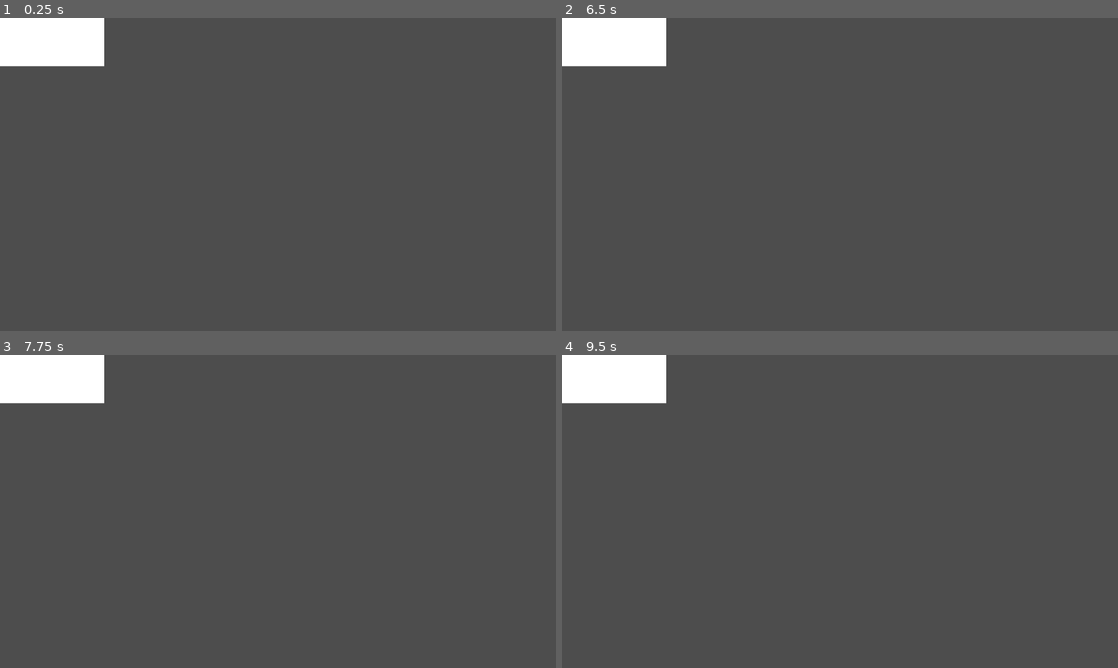
Above: before the commit, frames 1-4 (two rows, left to right).
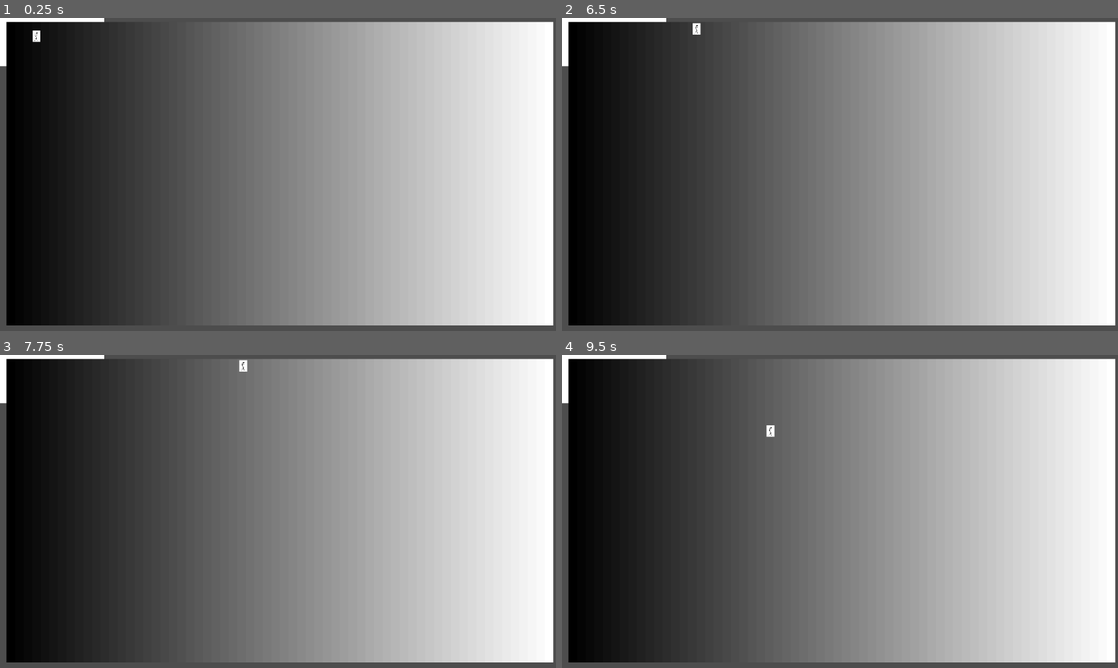
Above: after the commit, the same moments.

Repository: ossimon/CarpaGame
Game: Godot game, scene res://levels/last_level/last_level.tscn
The game is run twice, just before and just after one commit, with the same random seed, the same clock (stepped at 60 frames per second) and the same inputs.
Inputs:
- Up to frame 1 (0.25 s): no input
- Up to frame 2 (6.5 s): tap Enter at 0.5, 2, 3.5 s; hold W (MoveUp) 0.53-2.03 s; tap Space at 1.25, 2.75 s; hold A (MoveLeft) 2.03-3.53 s; hold S (MoveDown) 3.53-4.28 s; hold D (MoveRight) 4.28-5.03 s; hold W (MoveUp) 5.03-5.78 s; hold D (MoveRight) from 5.78 s (still down)
- Up to frame 3 (7.75 s): keep holding D (MoveRight)
- Up to frame 4 (9.5 s): release D (MoveRight) at 8.03 s; hold S (MoveDown) 8.03-8.78 s; hold A (MoveLeft) from 8.78 s (still down)

The runs differ from the first frame. In frame 1, 77% of the frame differs, in the area x 1-100%, y 1-99%; in frame 2, 78%; in frame 3, 78%; in frame 4, 78%.
Error after the commit: Attempt to call function 'free' in base 'null instance' on a null instance. (res://room_switcher.gd:22)

Commit message:
Add room switcher and example rooms

Diff:
--- /dev/null
+++ b/Room3.gd
@@ -0,0 +1 @@
+extends BaseRoom
--- a/characters/main_character/main_character.tscn
+++ b/characters/main_character/main_character.tscn
@@ -6,7 +6,9 @@
 [sub_resource type="CapsuleShape2D" id="CapsuleShape2D_qdea8"]
 
 [node name="MainCharacter" type="CharacterBody2D"]
+z_index = 10
 script = ExtResource("1_pgxpp")
+speed = 200
 
 [node name="CollisionShape2D" type="CollisionShape2D" parent="."]
 shape = SubResource("CapsuleShape2D_qdea8")
--- a/levels/last_level/last_level.tscn
+++ b/levels/last_level/last_level.tscn
@@ -1,14 +1,13 @@
 [gd_scene load_steps=4 format=3 uid="uid://bq86xm5xqgwcq"]
 
-[ext_resource type="PackedScene" uid="uid://c6j6d6viqk4uh" path="res://rooms/base_room.tscn" id="1_d35tq"]
 [ext_resource type="Texture2D" uid="uid://b2j0gx6bj2aib" path="res://levels/last_level/Background.png" id="1_qy3e8"]
 [ext_resource type="PackedScene" uid="uid://bbmwqxpl6683t" path="res://characters/main_character/main_character.tscn" id="1_xn3xb"]
+[ext_resource type="PackedScene" uid="uid://ila1jhhjwt45" path="res://rooms/Room1.tscn" id="4_y7wy4"]
 
 [node name="LastLevel" type="Sprite2D"]
 texture = ExtResource("1_qy3e8")
 
 [node name="MainCharacter" parent="." instance=ExtResource("1_xn3xb")]
-visible = false
 position = Vector2(84, 42)
 
-[node name="BaseRoom" parent="." instance=ExtResource("1_d35tq")]
+[node name="Room1" parent="." instance=ExtResource("4_y7wy4")]
--- a/project.godot
+++ b/project.godot
@@ -14,6 +14,10 @@
 run/main_scene="res://levels/last_level/last_level.tscn"
 config/features=PackedStringArray("4.2", "Mobile")
 config/icon="res://icon.svg"
+
+[autoload]
+
+RoomSwitcher="*res://room_switcher.gd"
 
 [display]
 
--- /dev/null
+++ b/room_switcher.gd
@@ -0,0 +1,26 @@
+extends Node
+
+const SPAWNPOINTS = {
+	"NorthWall": Vector2(645, 620),
+	"SouthWall": Vector2(645, 100),
+	"WestWall": Vector2(1180, 360),
+	"EastWall": Vector2(100, 360)
+}
+
+var current_scene = null
+var level = null
+# Called when the node enters the scene tree for the first time.
+func _ready():
+	var root = get_tree().root
+	level = root.get_child(root.get_child_count() - 1)
+	current_scene = level.get_child(root.get_child_count() - 1)
+
+func switch_scene(res_path, direction, player):
+	call_deferred("_deferred_switch_scene", res_path, direction, player)
+
+func _deferred_switch_scene(res_path, direction, player):
+	current_scene.free()
+	var s = load(res_path)
+	current_scene = s.instantiate()
+	level.add_child(current_scene)
+	player.global_position = SPAWNPOINTS[direction]
--- /dev/null
+++ b/rooms/Room1.gd
@@ -0,0 +1 @@
+extends BaseRoom
--- /dev/null
+++ b/rooms/Room1.tscn
@@ -0,0 +1,38 @@
+[gd_scene load_steps=5 format=3 uid="uid://ila1jhhjwt45"]
+
+[ext_resource type="Script" path="res://rooms/Room1.gd" id="1_kng7r"]
+[ext_resource type="PackedScene" uid="uid://cxgl3s5styauj" path="res://rooms/wall.tscn" id="2_qnwwy"]
+
+[sub_resource type="Gradient" id="Gradient_q3dul"]
+
+[sub_resource type="GradientTexture2D" id="GradientTexture2D_i4nx4"]
+gradient = SubResource("Gradient_q3dul")
+
+[node name="Room1" type="Node2D"]
+script = ExtResource("1_kng7r")
+wall_to_room = {
+"EastWall": "",
+"NorthWall": "Room2",
+"SouthWall": "",
+"WestWall": ""
+}
+
+[node name="NorthWall" parent="." instance=ExtResource("2_qnwwy")]
+position = Vector2(645, 0)
+
+[node name="WestWall" parent="." instance=ExtResource("2_qnwwy")]
+position = Vector2(0, 360)
+rotation = -1.5708
+
+[node name="SouthWall" parent="." instance=ExtResource("2_qnwwy")]
+position = Vector2(644, 721)
+rotation = 3.14159
+
+[node name="EastWall" parent="." instance=ExtResource("2_qnwwy")]
+position = Vector2(1280, 360)
+rotation = -4.71239
+
+[node name="Sprite2D" type="Sprite2D" parent="."]
+position = Vector2(644.5, 358)
+scale = Vector2(19.6719, 10.9062)
+texture = SubResource("GradientTexture2D_i4nx4")
--- /dev/null
+++ b/rooms/Room2.gd
@@ -0,0 +1 @@
+extends BaseRoom
--- /dev/null
+++ b/rooms/Room2.tscn
@@ -0,0 +1,46 @@
+[gd_scene load_steps=5 format=3 uid="uid://y3sfu1vcjsj8"]
+
+[ext_resource type="Script" path="res://rooms/Room2.gd" id="1_a3vpi"]
+[ext_resource type="PackedScene" uid="uid://cxgl3s5styauj" path="res://rooms/wall.tscn" id="1_una4t"]
+
+[sub_resource type="Gradient" id="Gradient_6uhtg"]
+offsets = PackedFloat32Array(0, 0.989619, 1)
+colors = PackedColorArray(0, 0, 0, 1, 0.615917, 0.615917, 0.615917, 1, 1, 1, 1, 1)
+
+[sub_resource type="GradientTexture2D" id="GradientTexture2D_jmgyn"]
+gradient = SubResource("Gradient_6uhtg")
+
+[node name="Room2" type="Node2D"]
+script = ExtResource("1_a3vpi")
+wall_to_room = {
+"EastWall": "",
+"NorthWall": "",
+"SouthWall": "Room1",
+"WestWall": "Room3"
+}
+wall_config = {
+"East": false,
+"North": false,
+"South": true,
+"West": true
+}
+
+[node name="NorthWall" parent="." instance=ExtResource("1_una4t")]
+position = Vector2(645, 0)
+
+[node name="WestWall" parent="." instance=ExtResource("1_una4t")]
+position = Vector2(0, 360)
+rotation = -1.5708
+
+[node name="SouthWall" parent="." instance=ExtResource("1_una4t")]
+position = Vector2(644, 721)
+rotation = 3.14159
+
+[node name="EastWall" parent="." instance=ExtResource("1_una4t")]
+position = Vector2(1280, 360)
+rotation = -4.71239
+
+[node name="Sprite2D" type="Sprite2D" parent="."]
+position = Vector2(644.5, 358)
+scale = Vector2(19.6719, 10.9062)
+texture = SubResource("GradientTexture2D_jmgyn")
--- /dev/null
+++ b/rooms/Room3.tscn
@@ -0,0 +1,45 @@
+[gd_scene load_steps=5 format=3 uid="uid://d10i8ipnj07t1"]
+
+[ext_resource type="Script" path="res://Room3.gd" id="1_8n1ft"]
+[ext_resource type="PackedScene" uid="uid://cxgl3s5styauj" path="res://rooms/wall.tscn" id="2_crubn"]
+
+[sub_resource type="Gradient" id="Gradient_0tgss"]
+
+[sub_resource type="GradientTexture2D" id="GradientTexture2D_y1sfh"]
+gradient = SubResource("Gradient_0tgss")
+fill_from = Vector2(1, 0.713675)
+
+[node name="Room3" type="Node2D"]
+script = ExtResource("1_8n1ft")
+wall_to_room = {
+"EastWall": "Room2",
+"NorthWall": "",
+"SouthWall": "",
+"WestWall": ""
+}
+wall_config = {
+"East": true,
+"North": false,
+"South": false,
+"West": false
+}
+
+[node name="NorthWall" parent="." instance=ExtResource("2_crubn")]
+position = Vector2(645, 0)
+
+[node name="WestWall" parent="." instance=ExtResource("2_crubn")]
+position = Vector2(0, 360)
+rotation = -1.5708
+
+[node name="SouthWall" parent="." instance=ExtResource("2_crubn")]
+position = Vector2(644, 721)
+rotation = 3.14159
+
+[node name="EastWall" parent="." instance=ExtResource("2_crubn")]
+position = Vector2(1280, 360)
+rotation = -4.71239
+
+[node name="Sprite2D" type="Sprite2D" parent="."]
+position = Vector2(644.5, 358)
+scale = Vector2(19.6719, 10.9062)
+texture = SubResource("GradientTexture2D_y1sfh")
--- a/rooms/base_room.gd
+++ b/rooms/base_room.gd
@@ -1,8 +1,18 @@
 extends Node2D
+class_name BaseRoom
 
 var wall_nodes
+var transtitions
+@onready var player = $/root/LastLevel/MainCharacter
 
-var wall_config = {
+@export var wall_to_room = {
+	"NorthWall": "Room1",
+	"WestWall": "",
+	"SouthWall": "",
+	"EastWall": "",
+}
+
+@export var wall_config = {
 	"North": true,
 	"West": false,
 	"South": false,
@@ -16,7 +26,6 @@
 		"South": $SouthWall,
 		"East": $EastWall
 	}
-
 	setup_room()
 
 func setup_room():
@@ -26,6 +35,7 @@
 		wall.update()
 		wall.doorway_entered.connect(_on_doorway_entered)
 
-func _on_doorway_entered():
-	# switch scene
+func _on_doorway_entered(directionWall: String):
+	var room = wall_to_room[directionWall]
+	RoomSwitcher.switch_scene("res://rooms/" + room + ".tscn", directionWall, player)
 	pass
--- a/rooms/base_room.tscn
+++ b/rooms/base_room.tscn
@@ -5,6 +5,8 @@
 
 [node name="BaseRoom" type="Node2D"]
 script = ExtResource("1_vqhyv")
+wall_to_room = null
+wall_config = null
 metadata/_edit_horizontal_guides_ = [360.0]
 metadata/_edit_vertical_guides_ = [645.0]
 
@@ -17,6 +19,7 @@
 
 [node name="SouthWall" parent="." instance=ExtResource("2_mdjk4")]
 position = Vector2(644, 721)
+rotation = 3.14159
 
 [node name="EastWall" parent="." instance=ExtResource("2_mdjk4")]
 position = Vector2(1280, 360)
--- a/rooms/wall.gd
+++ b/rooms/wall.gd
@@ -1,22 +1,21 @@
 extends Node2D
 
-var has_opening: bool = false
-signal doorway_entered(direction: String)
+var has_opening: bool
+signal doorway_entered(directionWall)
 
 func _ready():
 	update()
 
 func update():
-
 	if has_opening:
 		# load door tilemap
 		pass
 	else:
 		# load wall tilemap
-		$Doorway.set_deferred("monitoring", false)
+		#$Doorway.set_deferred("monitoring", false)
 		pass
 
 func _on_doorway_body_entered(body):
 	if has_opening and body.name == "MainCharacter":
-		var direction = name.replace("Wall", "")
-		emit_signal("doorway_entered", direction)
+		var directionWall = name
+		emit_signal("doorway_entered", directionWall)
--- a/rooms/wall.tscn
+++ b/rooms/wall.tscn
@@ -6,7 +6,7 @@
 size = Vector2(182, 38)
 
 [sub_resource type="RectangleShape2D" id="RectangleShape2D_25kxr"]
-size = Vector2(1606, 20)
+size = Vector2(1348, 20)
 
 [node name="Wall" type="Node2D"]
 script = ExtResource("1_ji7qd")
@@ -16,7 +16,7 @@
 [node name="Doorway" type="Area2D" parent="."]
 
 [node name="CollisionShape2D" type="CollisionShape2D" parent="Doorway"]
-position = Vector2(0, 9)
+position = Vector2(0, 29)
 shape = SubResource("RectangleShape2D_3i344")
 
 [node name="Border" type="StaticBody2D" parent="."]
@@ -25,3 +25,4 @@
 shape = SubResource("RectangleShape2D_25kxr")
 
 [connection signal="body_entered" from="Doorway" to="." method="_on_doorway_body_entered"]
+[connection signal="mouse_entered" from="Doorway" to="." method="_on_doorway_mouse_entered"]
